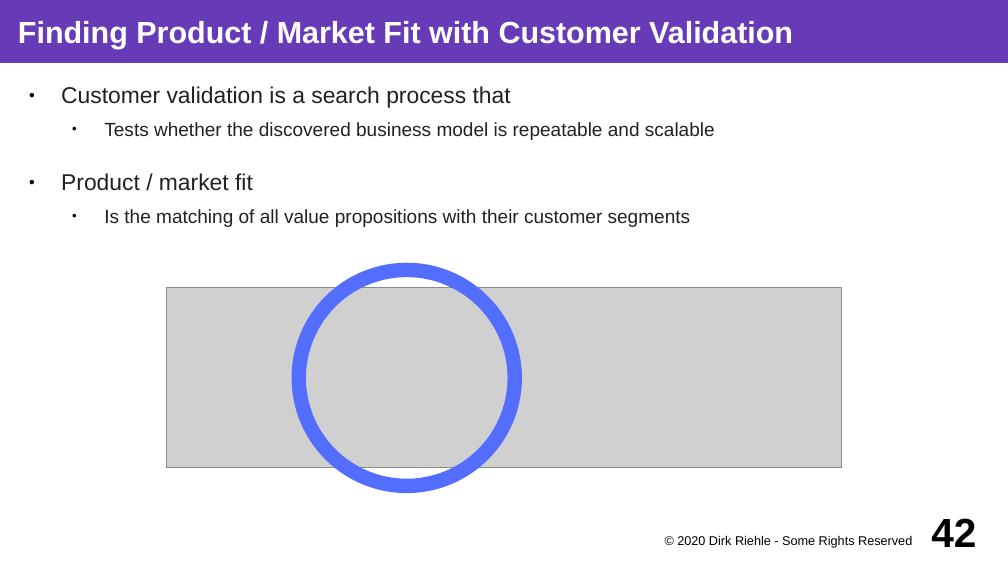
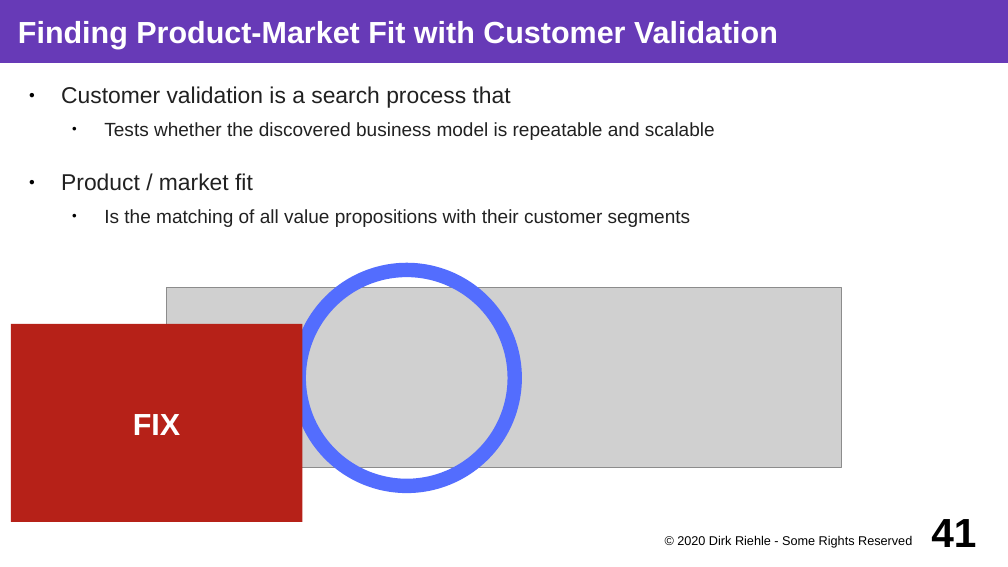
Before and after one commit to dirkriehle/coss-course, a slide deck: slide 41 of Lecture slides/COSS D01 - Software Startups.odp (slide 42 before the commit). Drawn at 1008x567 pixels with LibreOffice and Linux fonts; fonts in the diff are those of the drawing; grey boxes stand for pictures. Boxes give left, top, right and bottom in pixels: in the first picture for what was removed or moved away, otherwise in the second. Text is boxed around its words. In the diff, an @@ line names an element or a change of style, - is before the commit and + after.

```diff
--- a/Lecture slides/COSS D01 - Software Startups.odp
+++ b/Lecture slides/COSS D01 - Software Startups.odp
@@ title at <box>18,21,778,49</box>: text changed @@
-Finding Product / Market Fit with Customer Validation
+Finding Product-Market Fit with Customer Validation
@@ rectangle added at <box>11,324,303,522</box>, fill #B62118, 24 pt, text #FFFFFF, bold @@
+FIX
@@ page number at <box>931,519,976,547</box>: text changed @@
-42
+41
```
Also in this commit, not shown: 20 other slides changed, 4 slides added, 3 slides removed, 4 other files.
